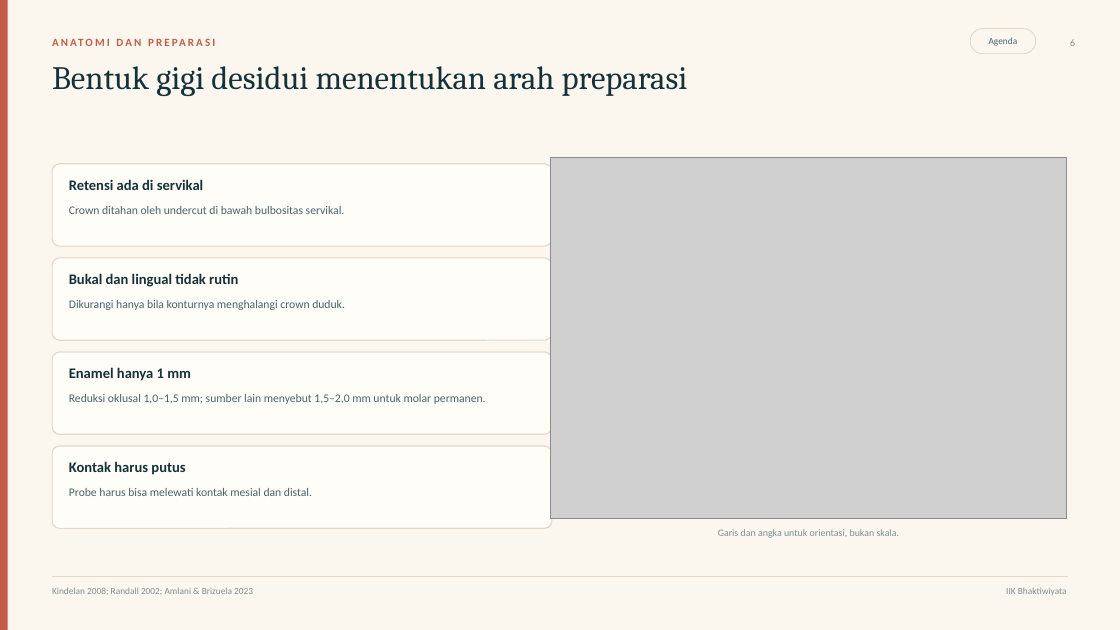
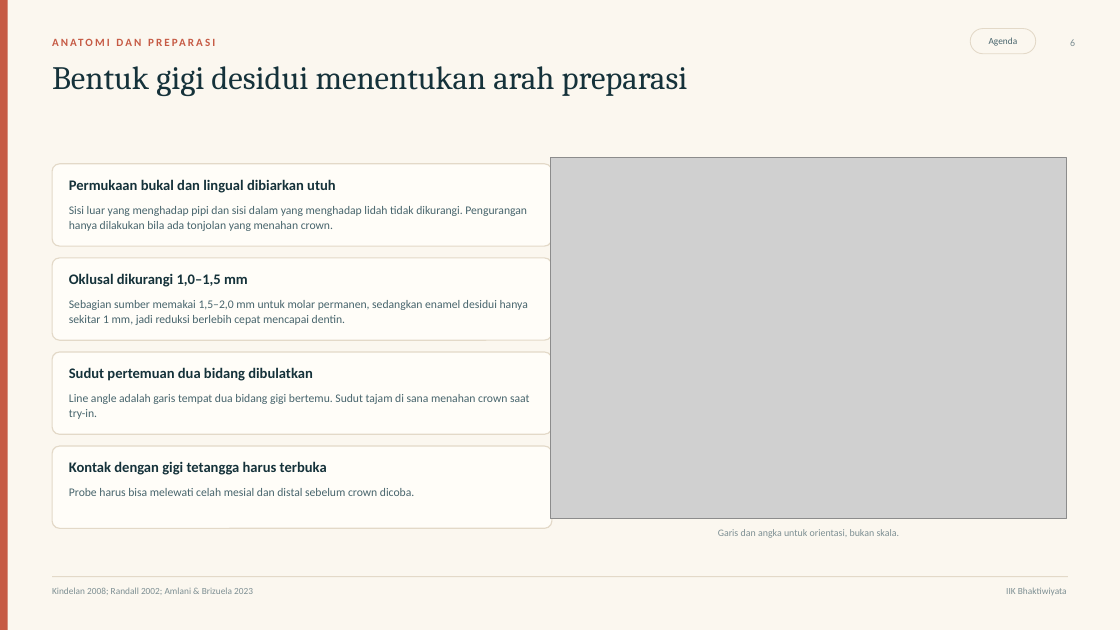
Before and after one commit to maskchanel14-source/agents, a slide deck: slide 6 of deliverables/ssc-pedodonsia/ssc-pedodonsia.pptx. Drawn at 1120x630 pixels with LibreOffice and Linux fonts; fonts in the diff are those of the drawing; grey boxes stand for pictures. Boxes give left, top, right and bottom in pixels: in the first picture for what was removed or moved away, otherwise in the second. Text is boxed around its words. In the diff, an @@ line names an element or a change of style, - is before the commit and + after.

Commit message:
Tulis ulang kartu preparasi dengan kalimat yang bisa dibaca

```diff
--- a/deliverables/ssc-pedodonsia/ssc-pedodonsia.pptx
+++ b/deliverables/ssc-pedodonsia/ssc-pedodonsia.pptx
@@ text at bbox=[69, 179, 335, 193]: text changed @@
-Retensi ada di servikal
+Permukaan bukal dan lingual dibiarkan utuh
@@ text at bbox=[69, 206, 527, 231]: text changed @@
-Crown ditahan oleh undercut di bawah bulbositas servikal.
+Sisi luar yang menghadap pipi dan sisi dalam yang menghadap lidah tidak dikurangi. Pengurangan hanya dilakukan bila ada tonjolan yang menahan crown.
@@ text at bbox=[69, 273, 248, 287]: text changed @@
-Bukal dan lingual tidak rutin
+Oklusal dikurangi 1,0–1,5 mm
@@ text at bbox=[69, 300, 528, 325]: text changed @@
-Dikurangi hanya bila konturnya menghalangi crown duduk.
+Sebagian sumber memakai 1,5–2,0 mm untuk molar permanen, sedangkan enamel desidui hanya sekitar 1 mm, jadi reduksi berlebih cepat mencapai dentin.
@@ text at bbox=[69, 367, 312, 381]: text changed @@
-Enamel hanya 1 mm
+Sudut pertemuan dua bidang dibulatkan
@@ text at bbox=[69, 394, 529, 419]: text changed @@
-Reduksi oklusal 1,0–1,5 mm; sumber lain menyebut 1,5–2,0 mm untuk molar permanen.
+Line angle adalah garis tempat dua bidang gigi bertemu. Sudut tajam di sana menahan crown saat try-in.
@@ text at bbox=[69, 461, 327, 475]: text changed @@
-Kontak harus putus
+Kontak dengan gigi tetangga harus terbuka
@@ text at bbox=[69, 488, 414, 496]: text changed @@
-Probe harus bisa melewati kontak mesial dan distal.
+Probe harus bisa melewati celah mesial dan distal sebelum crown dicoba.
```
Also in this commit, not shown: 2 other slides changed, 21 other files.
